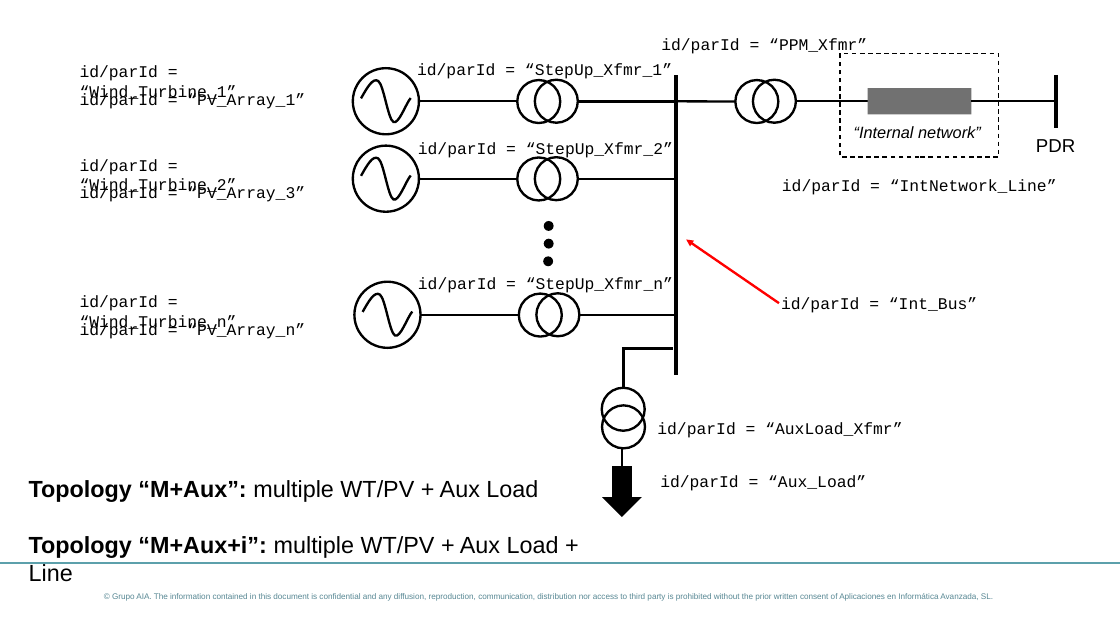
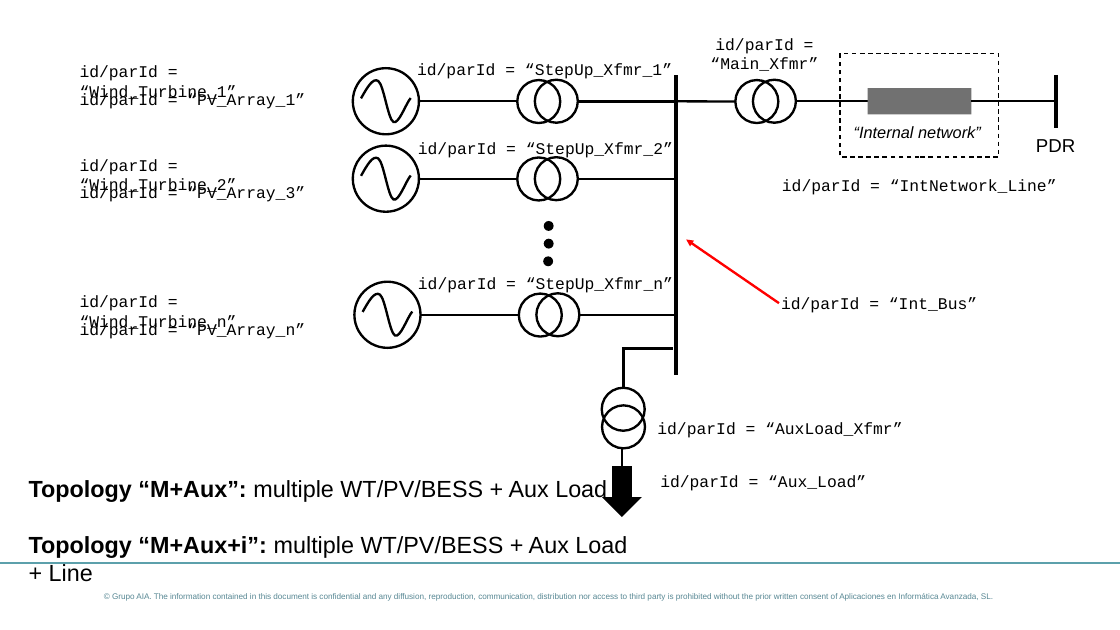
Before and after one commit to dynawo/dyn-grid-compliance-verification, a slide deck: slide 5 of docs/initialization/topology_catalog.pptx. Drawn at 1120x630 pixels with LibreOffice and Linux fonts; fonts in the diff are those of the drawing; background and template pictures are left out. Boxes give left, top, right and bottom in pixels: in the first picture for what was removed or moved away, otherwise in the second. Text is boxed around its words. In the diff, an @@ line names an element or a change of style, - is before the commit and + after.

Commit message:
Update initialization documentation with new and modified topology images

```diff
--- a/docs/initialization/topology_catalog.pptx
+++ b/docs/initialization/topology_catalog.pptx
@@ text at bbox=[710, 38, 818, 71]: text changed @@
-id/parId = “PPM_Xfmr”
+id/parId = “Main_Xfmr”
@@ text at bbox=[29, 480, 627, 558]: text changed @@
-Topology “M+Aux”: multiple WT/PV + Aux Load
-Topology “M+Aux+i”: multiple WT/PV + Aux Load + Line
+Topology “M+Aux”: multiple WT/PV/BESS + Aux Load
+Topology “M+Aux+i”: multiple WT/PV/BESS + Aux Load + Line
```
Also in this commit, not shown: 5 other slides changed, 7 other files.
